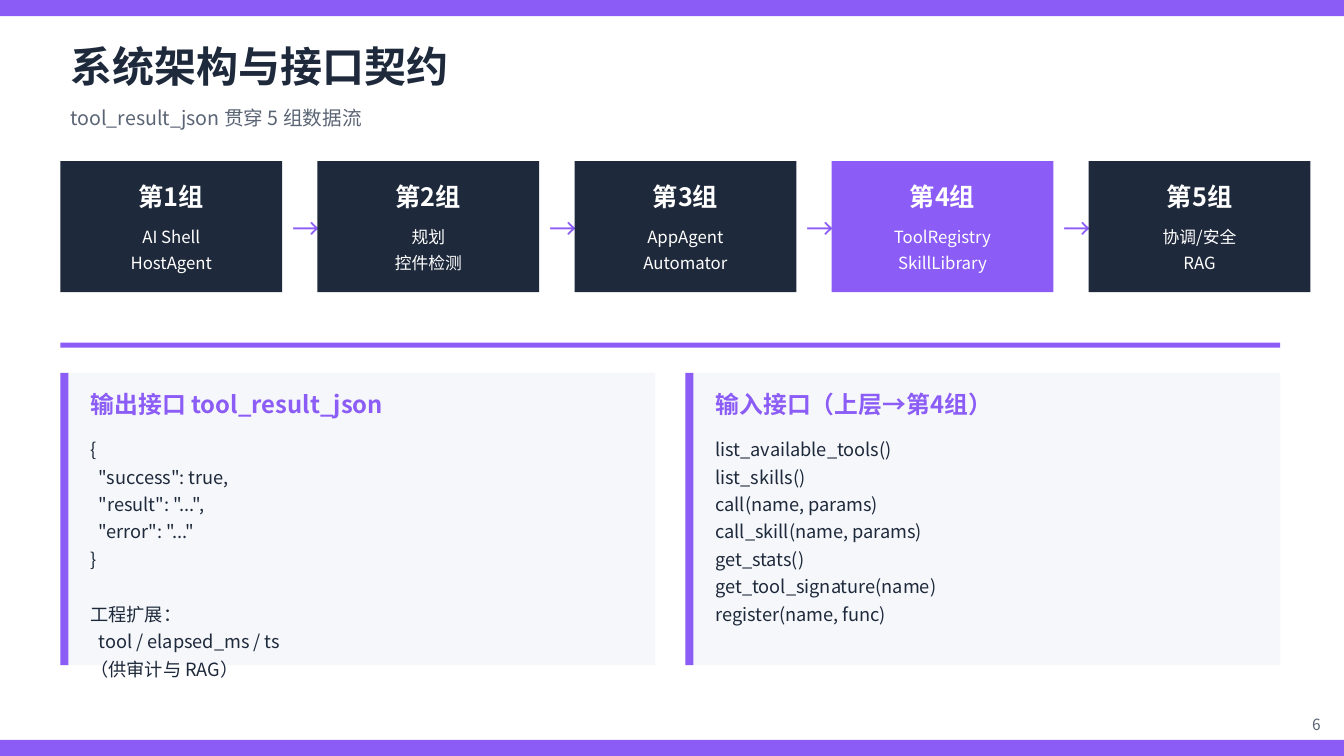
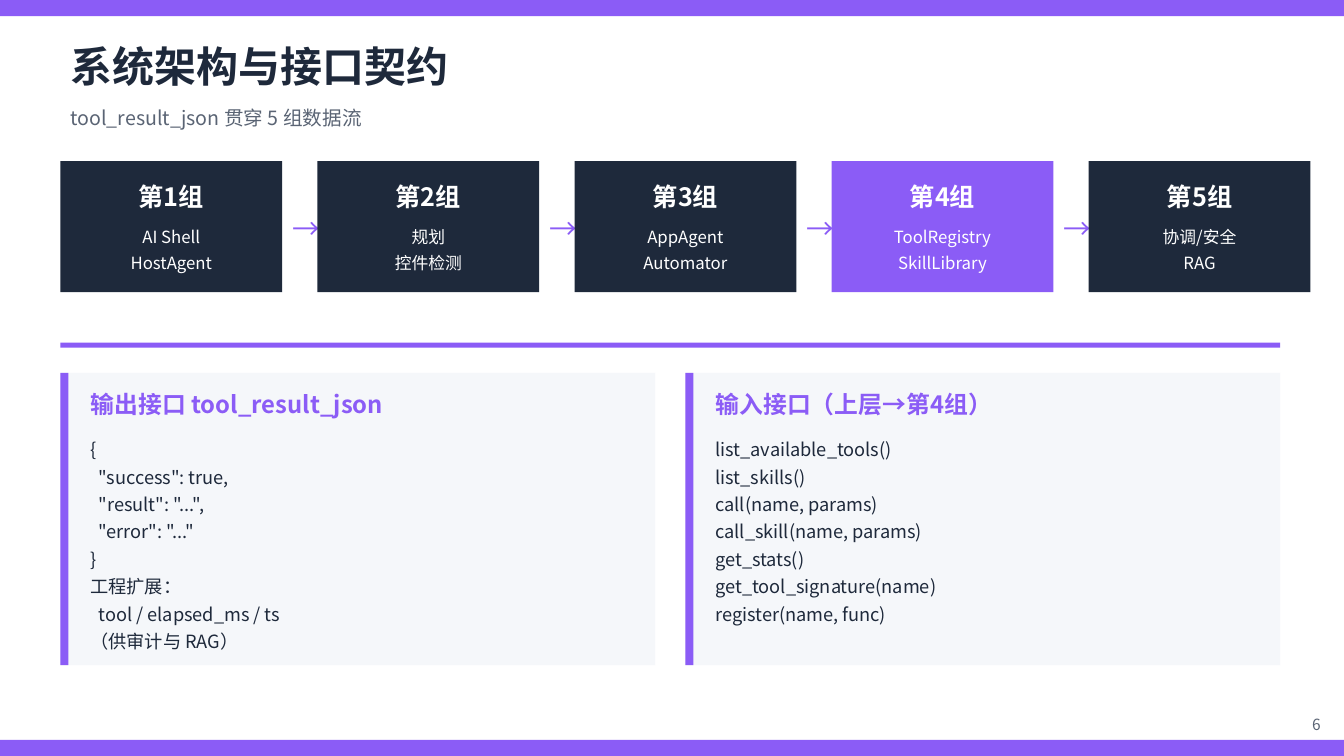
Before and after one commit to yurenhjh/miniyu, a slide deck: slide 7 of docs/第4组汇报PPT.pptx (slide 6 before the commit). Drawn at 1344x756 pixels with LibreOffice and Linux fonts; fonts in the diff are those of the drawing. Boxes give left, top, right and bottom in pixels: in the first picture for what was removed or moved away, otherwise in the second. Text is boxed around its words. In the diff, an @@ line names an element or a change of style, - is before the commit and + after.

```diff
--- a/docs/第4组汇报PPT.pptx
+++ b/docs/第4组汇报PPT.pptx
@@ text "{" rewrapped from (91,470,280,678) to (91,470,280,650) @@
```
Also in this commit, not shown: 3 other slides changed.
